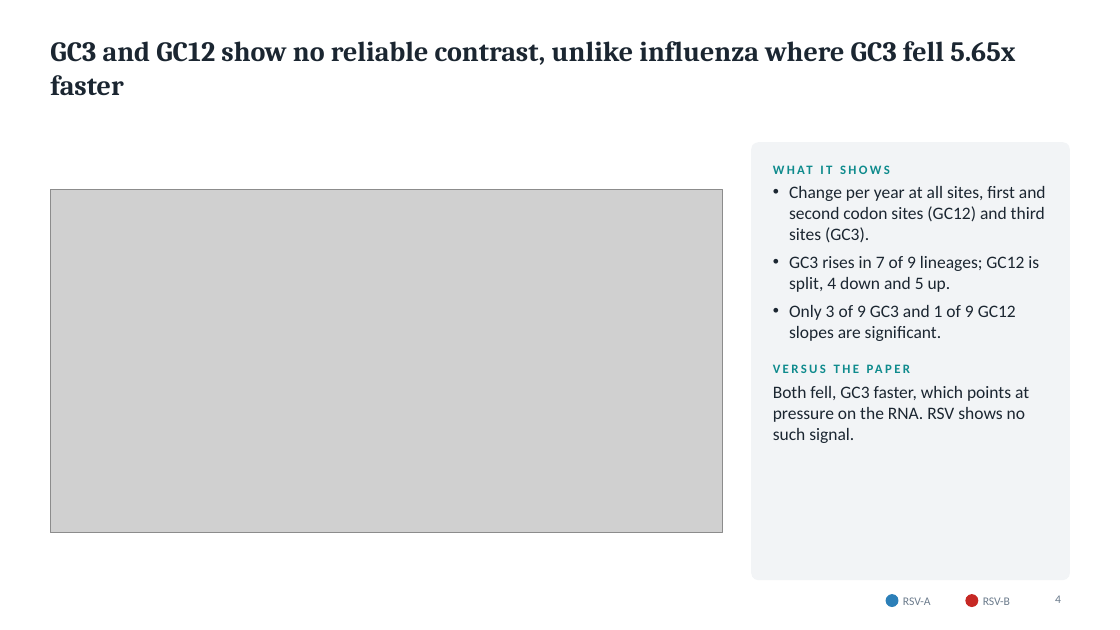
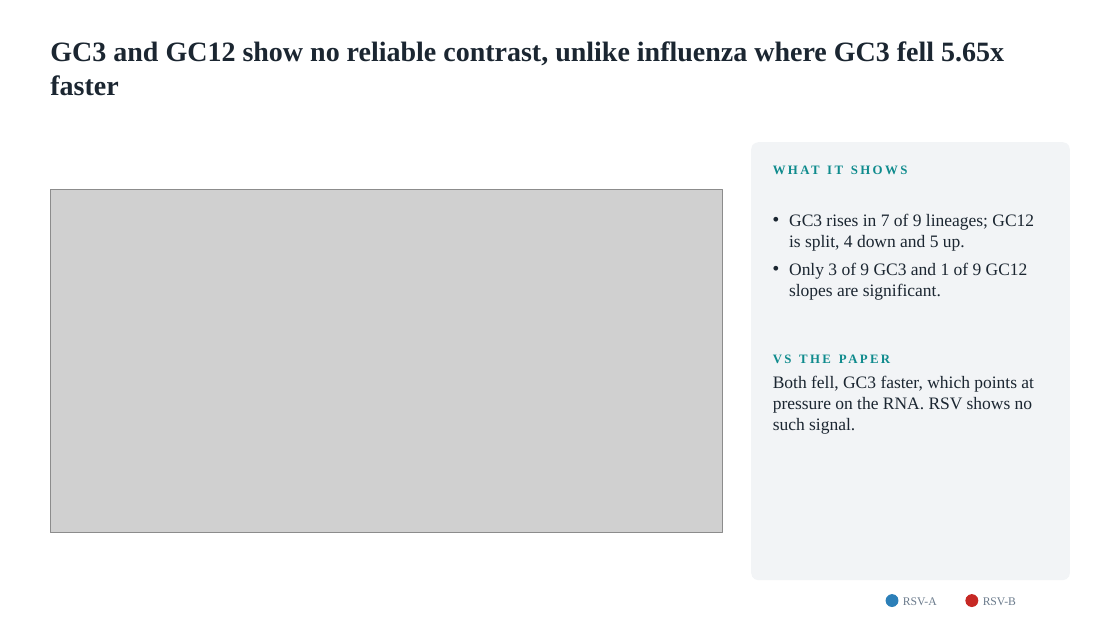
Before and after one commit to Wlimni/RSV, a slide deck: slide 4 of docs/RSV_Results_Update.pptx. Drawn at 1120x630 pixels with LibreOffice and Linux fonts; fonts in the diff are those of the drawing; grey boxes stand for pictures. Boxes give left, top, right and bottom in pixels: in the first picture for what was removed or moved away, otherwise in the second. Text is boxed around its words. In the diff, an @@ line names an element or a change of style, - is before the commit and + after.

```diff
--- a/docs/RSV_Results_Update.pptx
+++ b/docs/RSV_Results_Update.pptx
@@ title "GC3 and GC12 show no ..." at [50,41,1004,96]: font Cambria to Times New Roman @@
@@ text at [773,213,1034,434]: text changed; font Calibri to Times New Roman @@
-VERSUS THE PAPER
+VS THE PAPER
@@ text at [789,186,1046,242]: paragraph removed @@
-• Change per year at all sites, first and second codon sites (GC12) and third sites (GC3).
@@ text at [773,213,1034,434]: font Calibri to Times New Roman @@
@@ text "RSV-A" at [903,597,937,605]: font Calibri to Times New Roman @@
@@ text "RSV-B" at [983,597,1016,605]: font Calibri to Times New Roman @@
@@ page number removed at [1055,595,1061,603] @@
-4
```
Also in this commit, not shown: 7 other slides changed, 1 slide removed, 7 other files.
